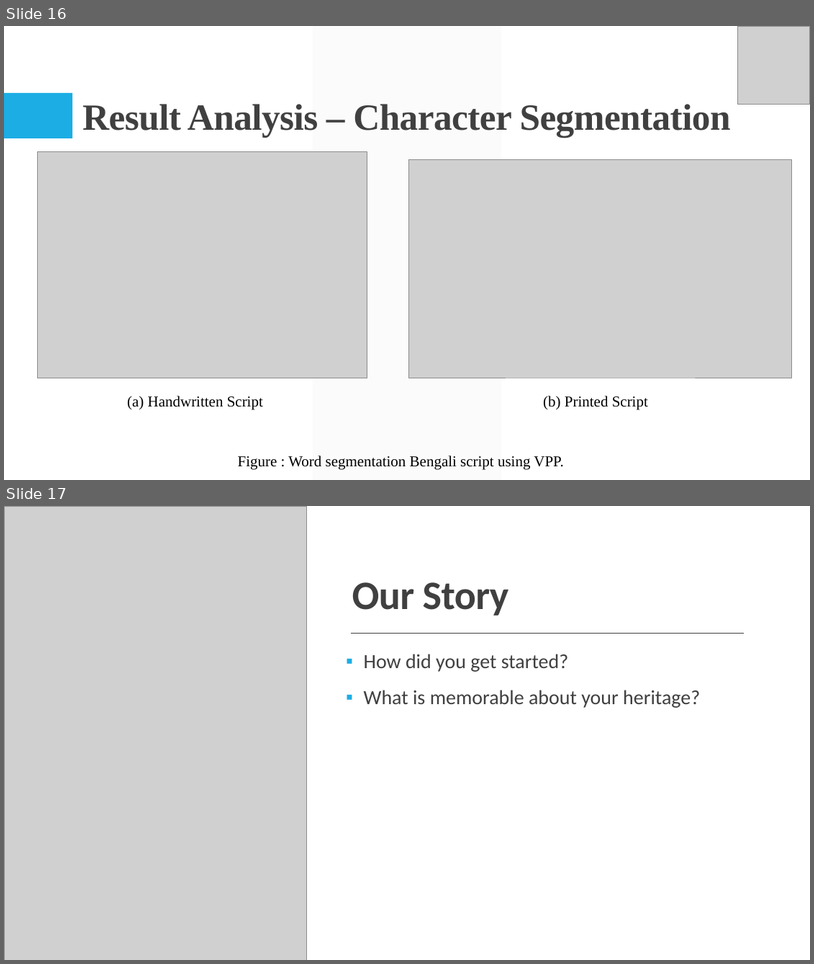
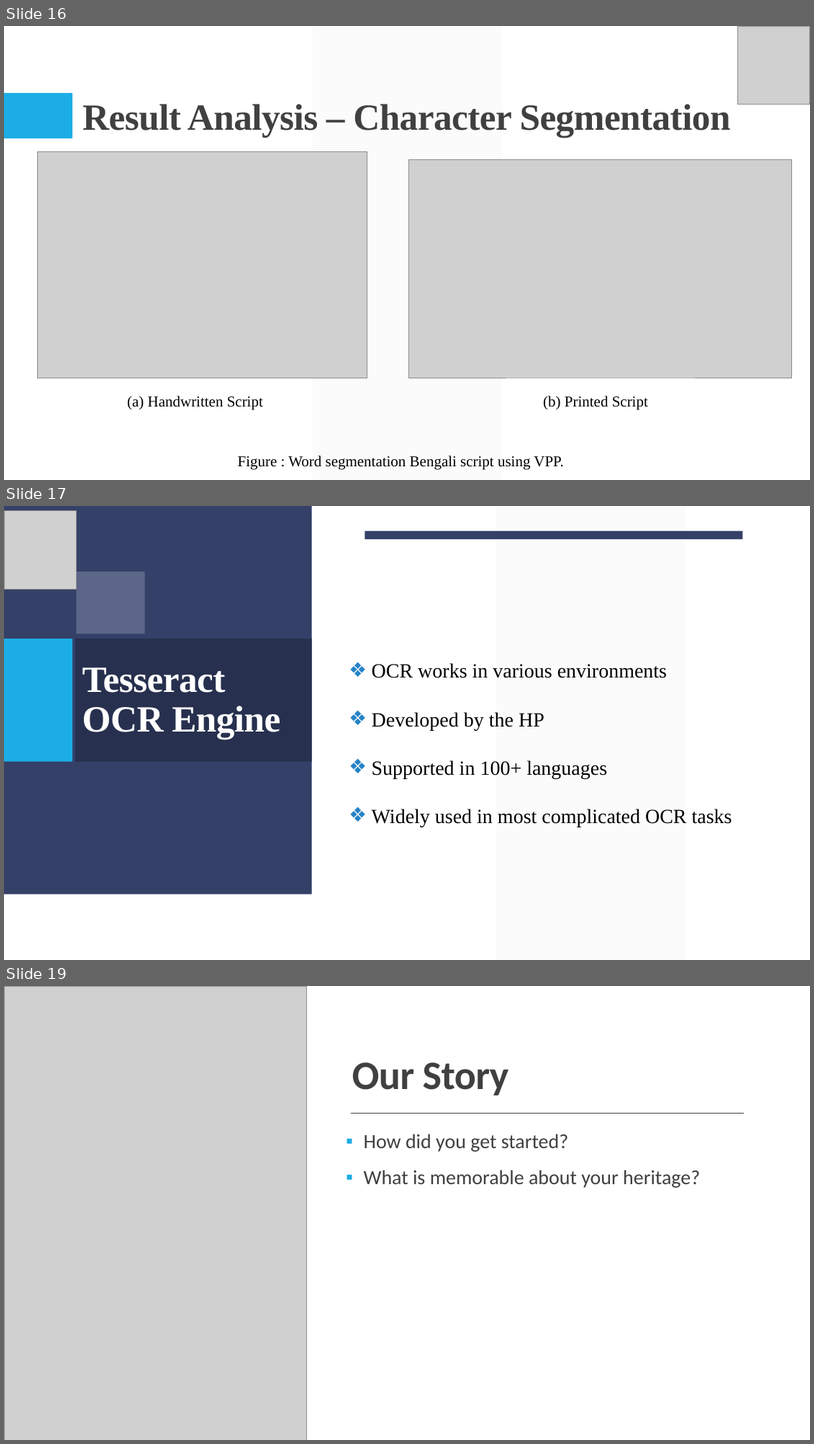
Before and after one commit to Arik096/project, a slide deck: book/puja.pptx. Shown one above the other, each under a label of ours: slides 16 and 17 before the commit, slides 16, 17 and 19 after it; the slides between them are not shown. The pictures are 814x964 and 814x1444 pixels, drawn with LibreOffice and Linux fonts; fonts in the diff are those of the drawing; grey boxes stand for pictures. Boxes give left, top, right and bottom in pixels: in the first picture for what was removed or moved away, otherwise in the second. Text is boxed around its words. In the diff, an @@ line names an element or a change of style, - is before the commit and + after.

```diff
--- a/book/puja.pptx
+++ b/book/puja.pptx
@@ slide 17 added at box(4, 506, 810, 960), background #FFFFFF; not listed: 1 template element that a slide beside it also shows @@
@@ rectangle added at box(4, 506, 312, 894), fill #344068 @@
@@ picture added at box(4, 511, 76, 590) @@
@@ rectangle added at box(365, 530, 743, 539), fill #344068 @@
@@ rectangle added at box(76, 572, 144, 633), fill #D0D5E7 at 26% opacity @@
@@ rectangle added at box(4, 638, 72, 762), fill #1CADE4 @@
@@ rectangle added at box(75, 638, 312, 762), fill #27304E @@
@@ title added at box(82, 667, 280, 739), 44 pt, text #FFFFFF, bold @@
+Tesseract OCR Engine
@@ text added at box(372, 663, 733, 827), 24 pt, text #000000 @@
+  ❖ OCR works in various environments
+  ❖ Developed by the HP
+  ❖ Supported in 100+ languages
+  ❖ Widely used in most complicated OCR tasks
@@ what was slide 17 is now slide 19 @@
```
Also in this commit, not shown: 2 slides changed, 1 other slide added.
